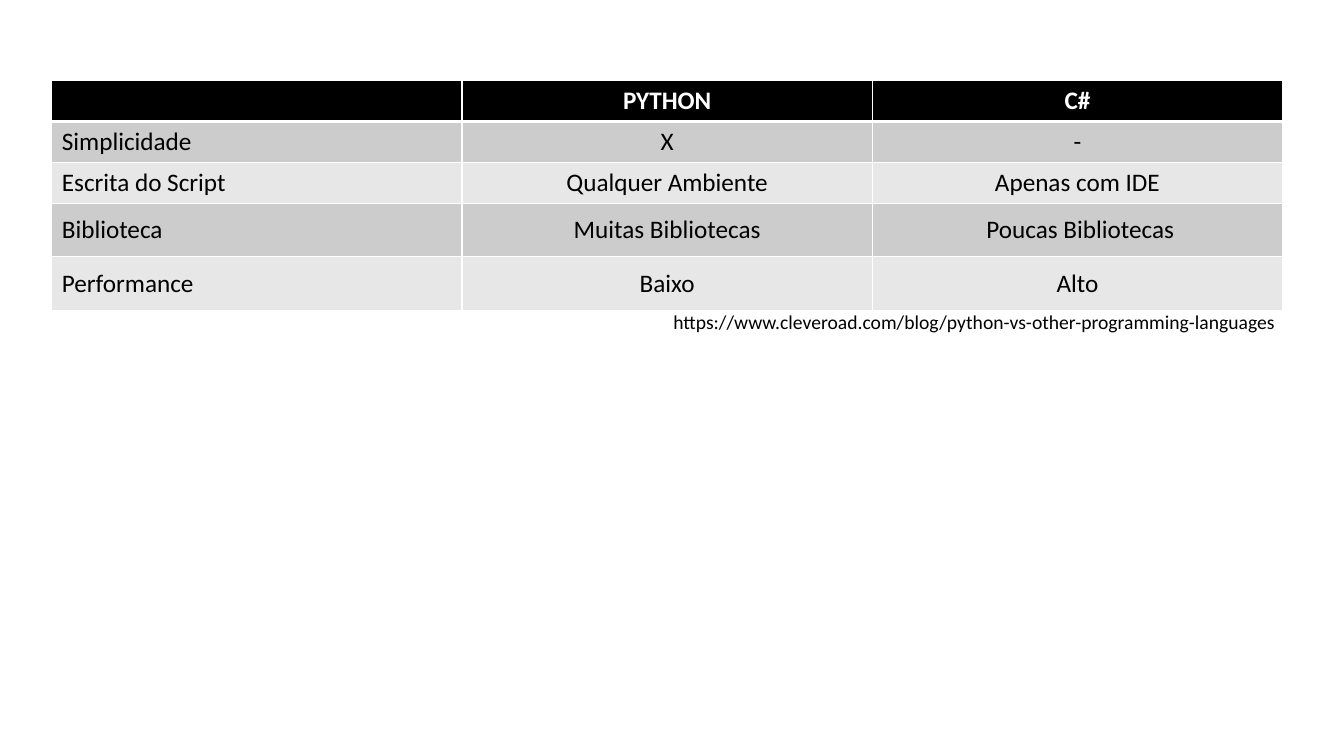
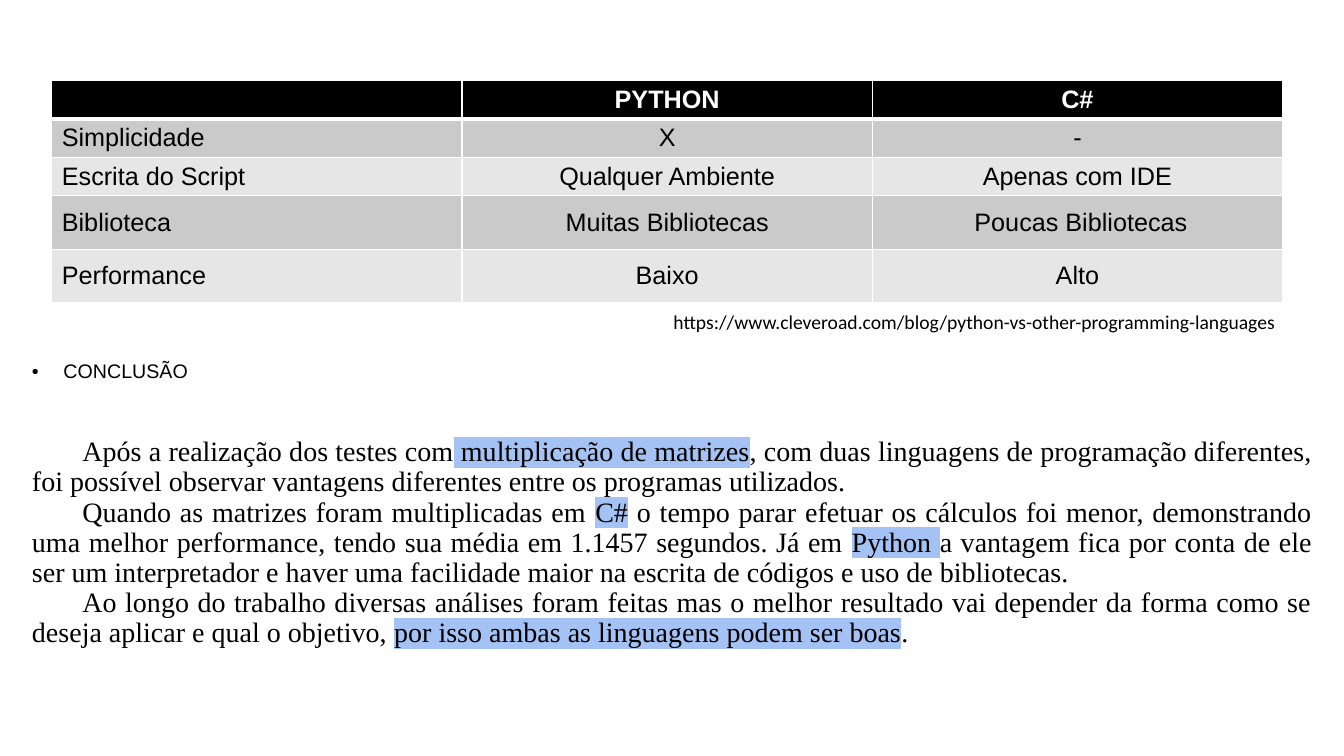
Before and after one commit to MartWill/Avaliacao-de-Desempenho-de-Sistemas-UFPA, a slide deck: slide 3 of Afericao-Benchmark/Slide/Trabalho de Avaliação de Desempenho – Aferição.pptx. Drawn at 1344x756 pixels with LibreOffice and Linux fonts; fonts in the diff are those of the drawing. Boxes give left, top, right and bottom in pixels: in the first picture for what was removed or moved away, otherwise in the second. Text is boxed around its words. In the diff, an @@ line names an element or a change of style, - is before the commit and + after.

```diff
--- a/Afericao-Benchmark/Slide/Trabalho de Avaliação de Desempenho – Aferição.pptx
+++ b/Afericao-Benchmark/Slide/Trabalho de Avaliação de Desempenho – Aferição.pptx
@@ table at box(51, 81, 1282, 310) @@
@@ fill #CCCCCC to #CACACA in 6 cells @@
@@ fill #E7E7E7 to #E6E6E6 in 6 cells @@
@@ font Calibri to Arial @@
@@ text added at box(63, 363, 187, 379), 14 pt, text #000000 @@
+• CONCLUSÃO
@@ text added at box(32, 440, 1312, 648), 20 pt, text #000000 @@
+Após a realização dos testes com multiplicação de matrizes, com duas linguagens de programação diferentes, foi possível observar vantagens diferentes entre os programas utilizados.
+Quando as matrizes foram multiplicadas em C# o tempo parar efetuar os cálculos foi menor, demonstrando uma melhor performance, tendo sua média em 1.1457 segundos. Já em Python a vantagem fica por conta de ele ser um interpretador e haver uma facilidade maior na escrita de códigos e uso de bibliotecas.
+Ao longo do trabalho diversas análises foram feitas mas o melhor resultado vai depender da forma como se deseja aplicar e qual o objetivo, por isso ambas as linguagens podem ser boas.
```
Also in this commit, not shown: 1 other slide changed, 1 other file.
